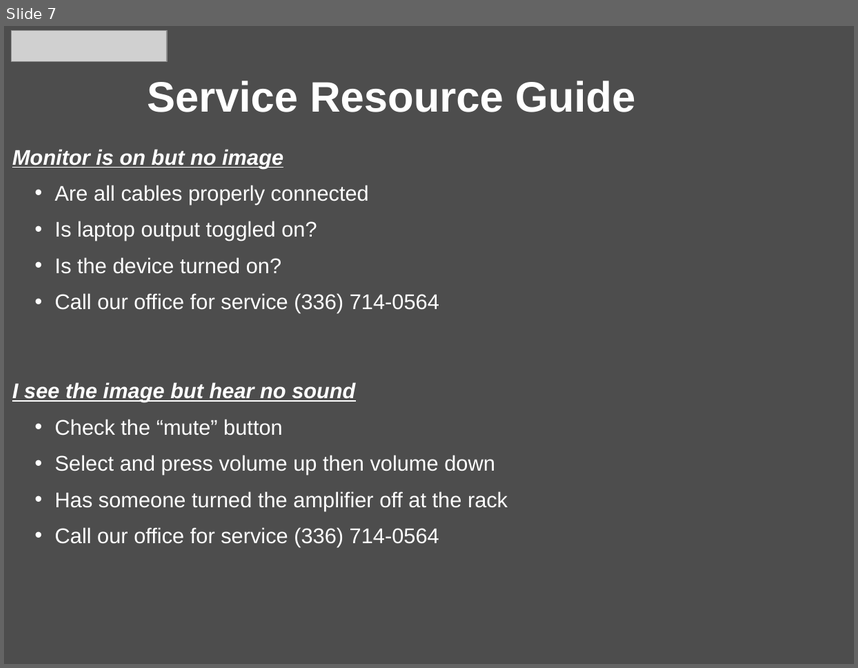
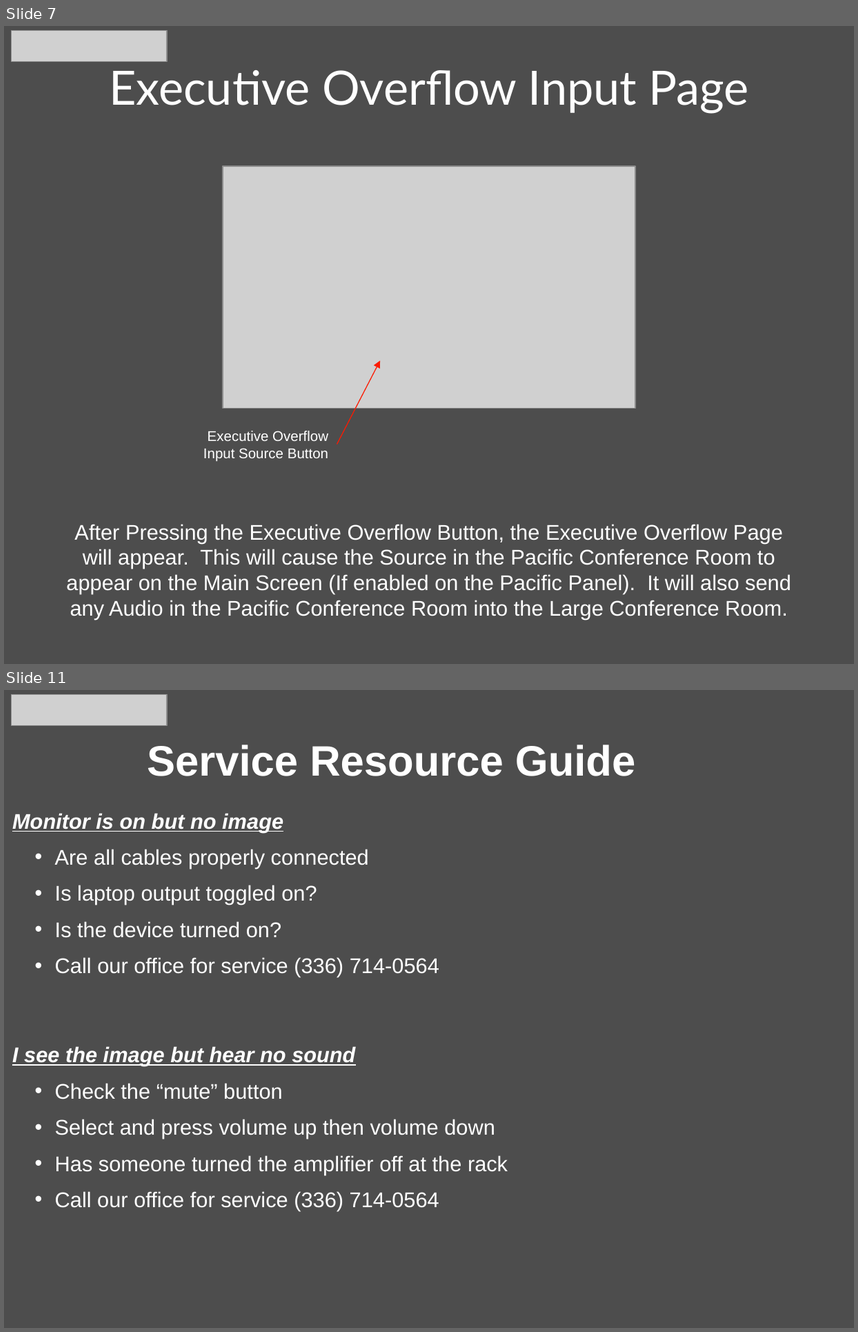
Before and after one commit to CurtisChurch/Pentair, a slide deck: User Manuals/Quick Reference Guide Pentair - Large Conference Room.pptx. Shown one above the other, each under a label of ours: slide 7 before the commit, slides 7 and 11 after it; the slides between them are not shown. The pictures are 858x668 and 858x1332 pixels, drawn with LibreOffice and Linux fonts; fonts in the diff are those of the drawing; grey boxes stand for pictures; background and template pictures are left out. Boxes give left, top, right and bottom in pixels: in the first picture for what was removed or moved away, otherwise in the second. Text is boxed around its words. In the diff, an @@ line names an element or a change of style, - is before the commit and + after.

```diff
--- a/User Manuals/Quick Reference Guide Pentair - Large Conference Room.pptx
+++ b/User Manuals/Quick Reference Guide Pentair - Large Conference Room.pptx
@@ slide 7 added at <box>4,26,854,664</box>, background picture (left out) @@
@@ picture added at <box>11,30,166,61</box> @@
@@ title added at <box>109,70,749,114</box>, 40 pt, text #FFFFFF @@
+Executive Overflow Input Page
@@ picture added at <box>223,166,635,408</box> @@
@@ arrow added from (337, 444) to (380, 360), #FB1B03 0.75 pt @@
@@ text added at <box>203,430,328,461</box>, 12 pt, text #FFFFFF @@
+Executive Overflow Input Source Button
@@ text added at <box>66,523,791,619</box>, 18 pt, text #FFFFFF @@
+After Pressing the Executive Overflow Button, the Executive Overflow Page will appear. This will cause the Source in the Pacific Conference Room to appear on the Main Screen (If enabled on the Pacific Panel). It will also send any Audio in the Pacific Conference Room into the Large Conference Room.
@@ what was slide 7 is now slide 11 @@
```
Also in this commit, not shown: 5 slides changed, 5 other slides added, 2 slides removed, 1 other file.
